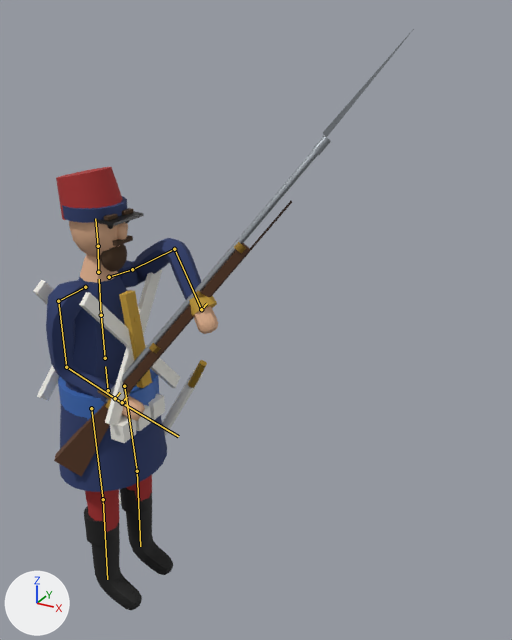
Renders of the glTF model models/era2/yevropa2_sarboz.glb from each side of a commit.
Both versions are drawn from a 50 mm camera at (1.67, -1.85, 2.32) aimed at (0.5, 0.28, 1.26). Arrows for +X, +Y and +Z are at lower left; the lights stay in place. The first picture is the older version. Both versions are drawn at frame 2 of the action 'Attack2'; the numbers are the values there. The bones that change, and the others that lie on the model, are drawn over the model as lines.

In view in the first picture: 'Body', 'Rifle'.
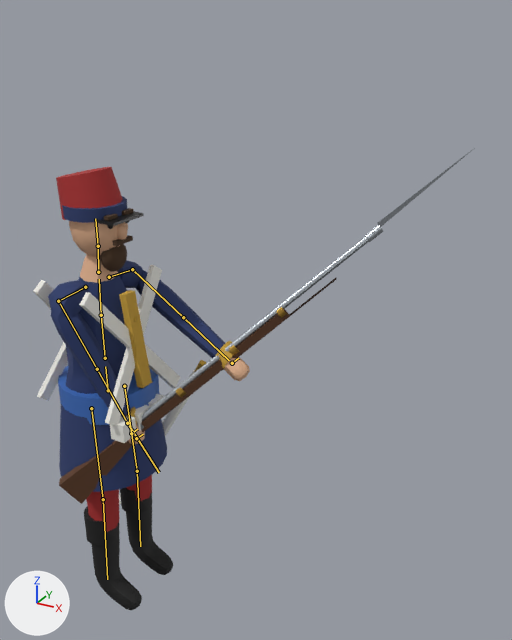
Location of each change, (x1, y1, x2, y2) in pixels of the pictures (512 x 640 px):
'Body', posed (17% wider): before (33, 167, 218, 610); after (33, 167, 250, 610)
'Rifle', posed (15% wider, 21% shorter): before (54, 29, 414, 477); after (59, 149, 473, 504)
bone 'UpperArm.L', root to tip: before (132, 269) to (174, 249); after (132, 269) to (183, 317)
bone 'ForeArm.L', root to tip: before (174, 249) to (201, 309); after (183, 317) to (229, 360)
bone 'UpperArm.R', root to tip: before (58, 301) to (66, 367); after (58, 301) to (97, 369)
bone 'ForeArm.R', root to tip: before (66, 367) to (122, 403); after (97, 369) to (127, 423)
bone 'Rifle', root to tip: before (115, 398) to (120, 392); after (131, 433) to (137, 429)

The change in detail:
Bone 'UpperArm.L' (bone_upperarm_l) turns from (12, 112, -109) to (10, 123, -52) degrees about its own x, y and z.
Bone 'ForeArm.L' (bone_forearm_l) turns from (-46, -20, -44) to (5, 0, 5) degrees about its own x, y and z.
Bone 'UpperArm.R' (bone_upperarm_r) turns from (18, 35, 18) to (25, 41, -3) degrees about its own x, y and z.
Bone 'ForeArm.R' (bone_forearm_r) turns from (47, 13, -30) to (-6, 0, 4) degrees about its own x, y and z.
Bone 'Rifle' (bone_rifle) moves from (-0.026, -0.122, -0.335) to (-0.054, -0.084, -0.488).
Bone 'Rifle' (bone_rifle) turns from (49, -1, 40) to (37, -1, 43) degrees about its own x, y and z.
